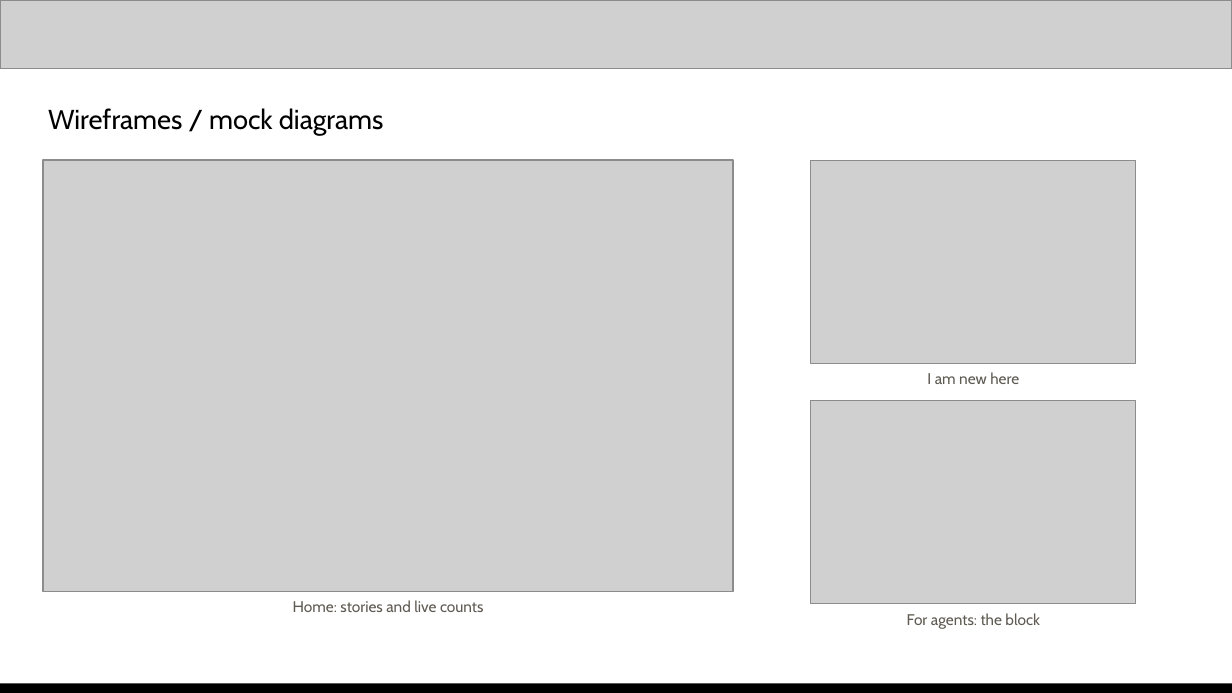
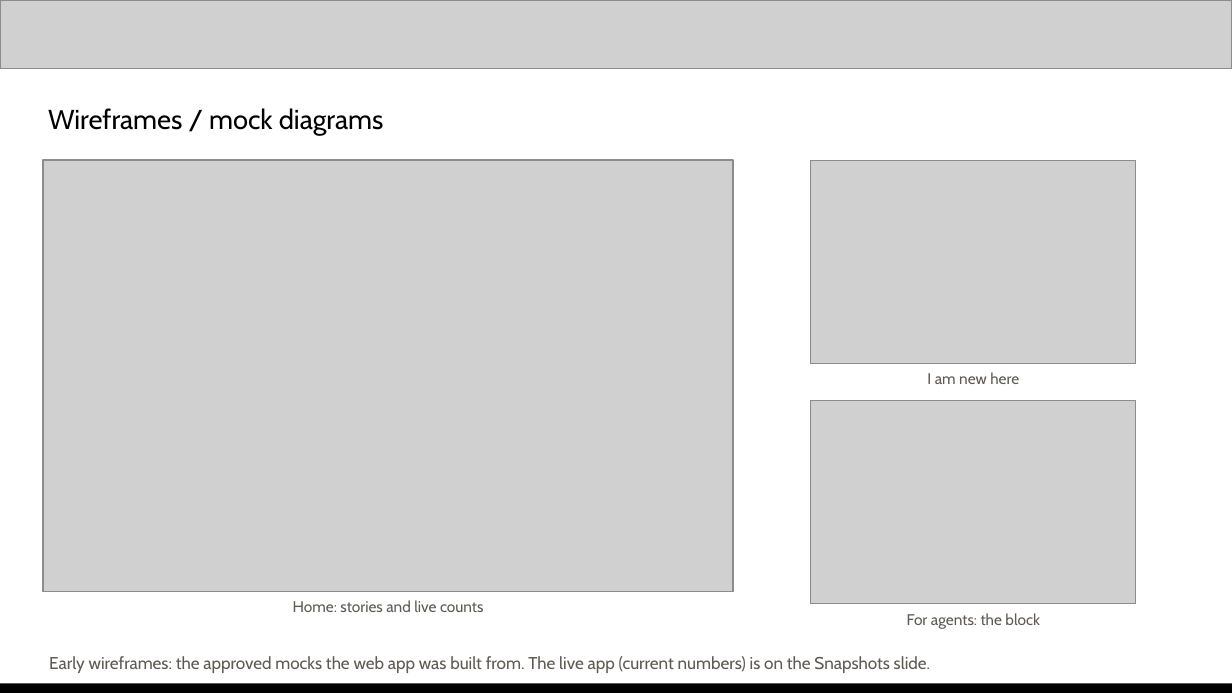
Before and after one commit to tejasnafde/canon, a slide deck: slide 6 of deck/canon-deck.pptx. Drawn at 1232x693 pixels with LibreOffice and Linux fonts; fonts in the diff are those of the drawing; grey boxes stand for pictures. Boxes give left, top, right and bottom in pixels: in the first picture for what was removed or moved away, otherwise in the second. Text is boxed around its words. In the diff, an @@ line names an element or a change of style, - is before the commit and + after.

```diff
--- a/deck/canon-deck.pptx
+++ b/deck/canon-deck.pptx
@@ text added at [49, 656, 930, 673], 10 pt, text #5F5A52 @@
+Early wireframes: the approved mocks the web app was built from. The live app (current numbers) is on the Snapshots slide.
```
Also in this commit, not shown: 2 other slides changed, 3 other files.
